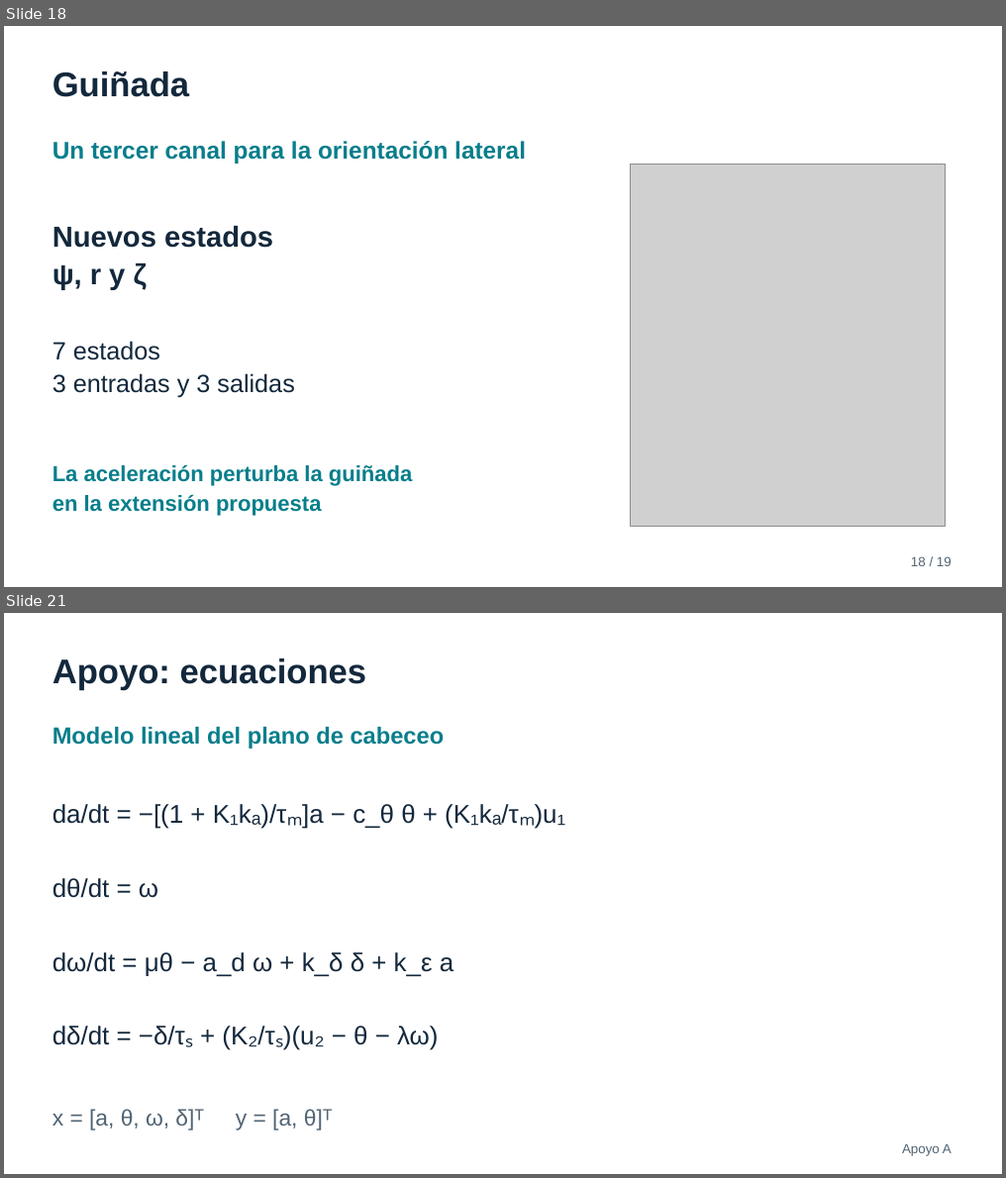
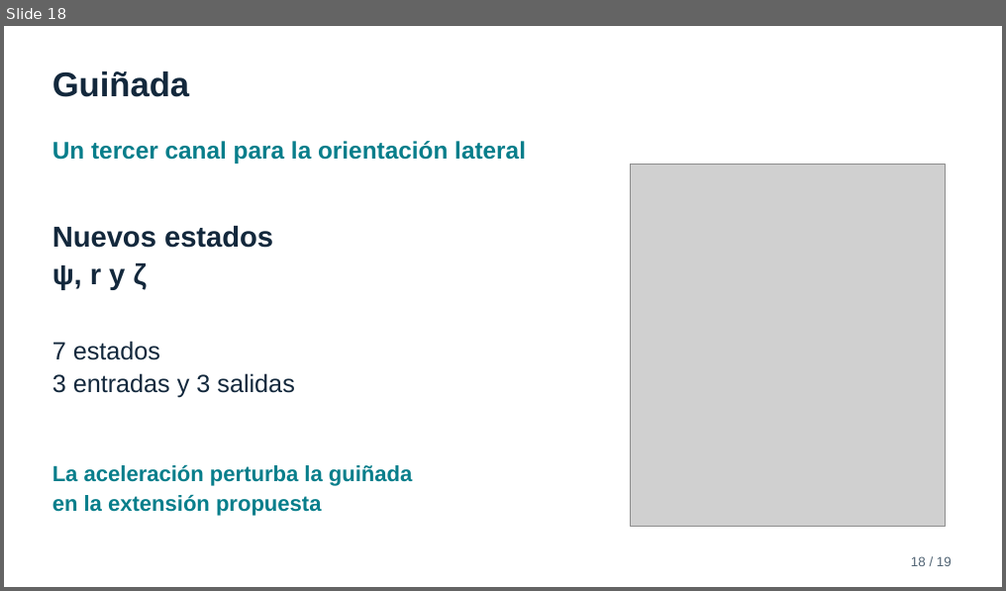
Before and after one commit to byronGalileo/TSII-Cohete-proyect, a slide deck: Proyecto_Cohete_ES.pptx. Shown one above the other, each under a label of ours: slides 18 and 21 before the commit, slide 18 after it; the slides between them are not shown. The pictures are 1006x1178 and 1006x591 pixels, drawn with LibreOffice and Linux fonts; fonts in the diff are those of the drawing; grey boxes stand for pictures. Boxes give left, top, right and bottom in pixels: in the first picture for what was removed or moved away, otherwise in the second. Text is boxed around its words. In the diff, an @@ line names an element or a change of style, - is before the commit and + after.

```diff
--- a/Proyecto_Cohete_ES.pptx
+++ b/Proyecto_Cohete_ES.pptx
@@ slide 21 removed at (x1=4, y1=613, x2=1002, y2=1174), background #FFFFFF @@
@@ text removed at (x1=53, y1=659, x2=367, y2=690) @@
-Apoyo: ecuaciones
@@ text removed at (x1=53, y1=727, x2=445, y2=749) @@
-Modelo lineal del plano de cabeceo
@@ text removed at (x1=53, y1=804, x2=566, y2=829) @@
-da/dt = −[(1 + K₁kₐ)/τₘ]a − c_θ θ + (K₁kₐ/τₘ)u₁
@@ text removed at (x1=53, y1=878, x2=158, y2=898) @@
-dθ/dt = ω
@@ text removed at (x1=53, y1=953, x2=453, y2=976) @@
-dω/dt = μθ − a_d ω + k_δ δ + k_ε a
@@ text removed at (x1=53, y1=1026, x2=438, y2=1051) @@
-dδ/dt = −δ/τₛ + (K₂/τₛ)(u₂ − θ − λω)
@@ text removed at (x1=53, y1=1109, x2=333, y2=1131) @@
-x = [a, θ, ω, δ]ᵀ y = [a, θ]ᵀ
@@ text removed at (x1=902, y1=1144, x2=951, y2=1157) @@
-Apoyo A
```
Also in this commit, not shown: 9 slides changed, 3 other slides removed, 1 other file.
